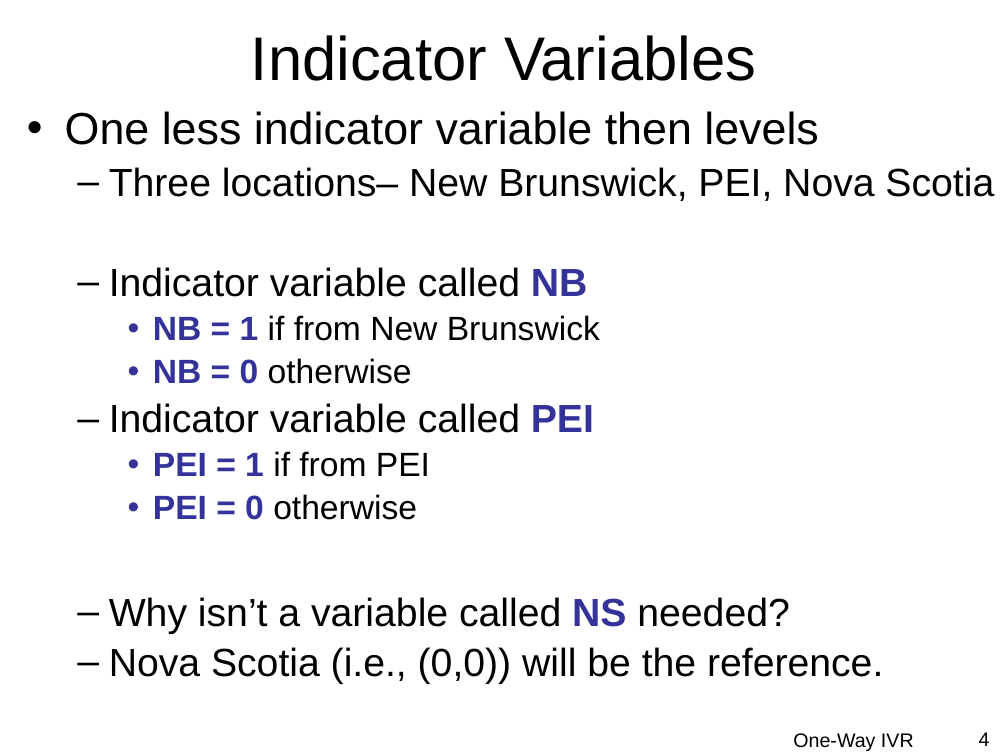
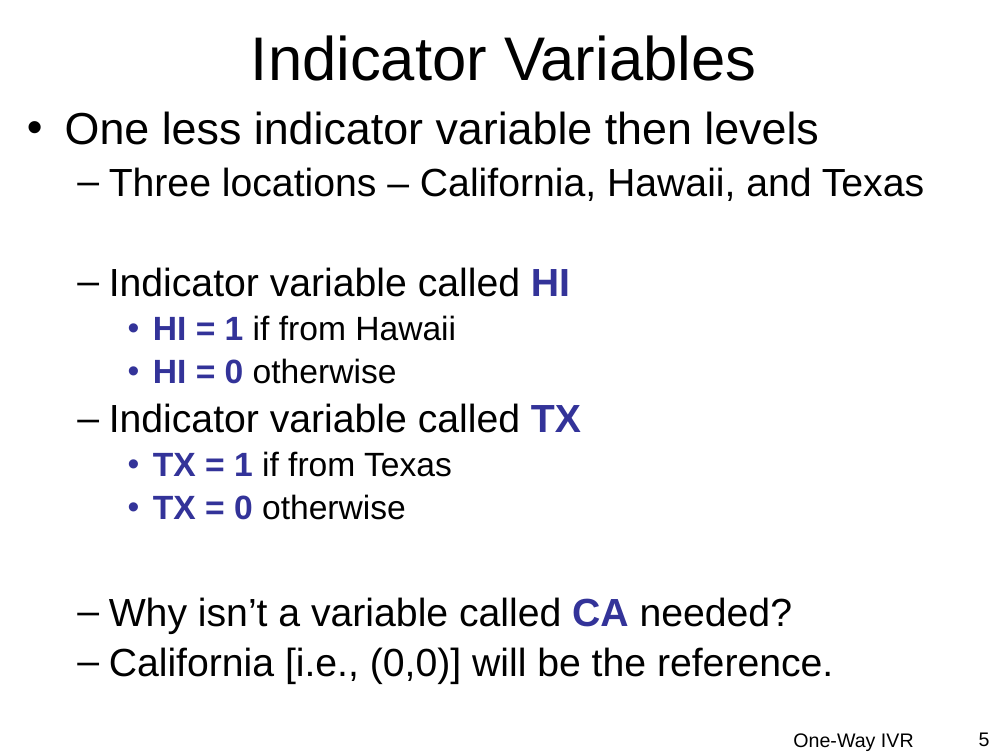
Before and after one commit to droglenc/NCMTH207, a slide deck: slide 5 of modules/IVRegression/PPT.pptx (slide 4 before the commit). Drawn at 1008x756 pixels with LibreOffice and Linux fonts; fonts in the diff are those of the drawing; background and template pictures are left out. Boxes give left, top, right and bottom in pixels: in the first picture for what was removed or moved away, otherwise in the second. Text is boxed around its words. In the diff, an @@ line names an element or a change of style, - is before the commit and + after.

Commit message:
Changed IVR HO and Slides

```diff
--- a/modules/IVRegression/PPT.pptx
+++ b/modules/IVRegression/PPT.pptx
@@ text at [109, 167, 924, 684]: text changed @@
-  – Three locations– New Brunswick, PEI, Nova Scotia
-  – Indicator variable called NB
-    • NB = 1 if from New Brunswick
-    • NB = 0 otherwise
-  – Indicator variable called PEI
-    • PEI = 1 if from PEI
-    • PEI = 0 otherwise
-  – Why isn’t a variable called NS needed?
-  – Nova Scotia (i.e., (0,0)) will be the reference.
+  – Three locations – California, Hawaii, and Texas
+  – Indicator variable called HI
+    • HI = 1 if from Hawaii
+    • HI = 0 otherwise
+  – Indicator variable called TX
+    • TX = 1 if from Texas
+    • TX = 0 otherwise
+  – Why isn’t a variable called CA needed?
+  – California [i.e., (0,0)] will be the reference.
@@ page number at [979, 732, 990, 747]: text changed @@
-4
+5
```
Also in this commit, not shown: 11 other slides changed, 24 other files.
